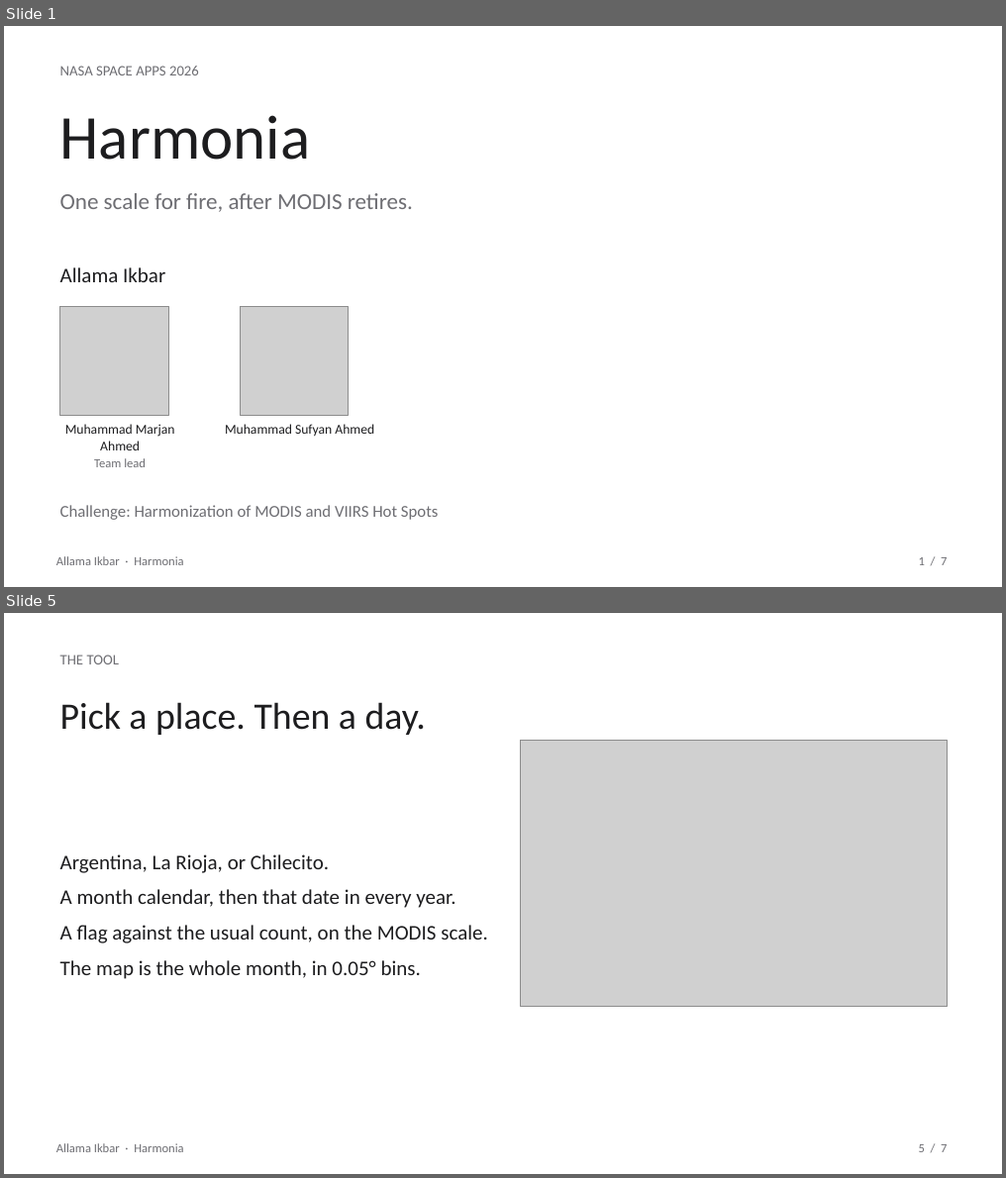
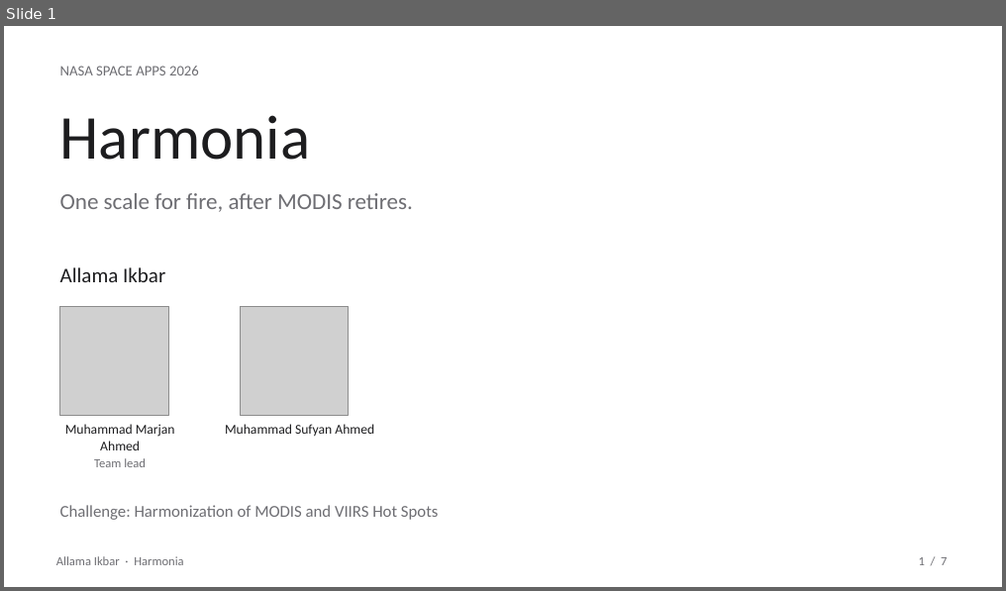
Before and after one commit to marjan-ahmed/harmonia-nsac26, a slide deck: public/Harmonia-Allama-Ikbar.pptx. Shown one above the other, each under a label of ours: slides 1 and 5 before the commit, slide 1 after it; the slides between them are not shown. The pictures are 1006x1178 and 1006x591 pixels, drawn with LibreOffice and Linux fonts; fonts in the diff are those of the drawing; grey boxes stand for pictures. Boxes give left, top, right and bottom in pixels: in the first picture for what was removed or moved away, otherwise in the second. Text is boxed around its words. In the diff, an @@ line names an element or a change of style, - is before the commit and + after.

```diff
--- a/public/Harmonia-Allama-Ikbar.pptx
+++ b/public/Harmonia-Allama-Ikbar.pptx
@@ slide 5 removed at [4,613,1002,1174], background #FFFFFF @@
@@ text removed at [60,655,119,664] @@
-THE TOOL
@@ text removed at [60,702,426,735] @@
-Pick a place. Then a day.
@@ picture removed at [521,741,947,1007] @@
@@ text removed at [60,855,488,979] @@
-Argentina, La Rioja, or Chilecito.
-A month calendar, then that date in every year.
-A flag against the usual count, on the MODIS scale.
-The map is the whole month, in 0.05° bins.
@@ text removed at [56,1144,183,1153] @@
-Allama Ikbar · Harmonia
@@ text removed at [919,1145,946,1153] @@
-5 / 7
```
Also in this commit, not shown: 3 slides changed, 3 slides added, 2 other slides removed, 2 other files.
